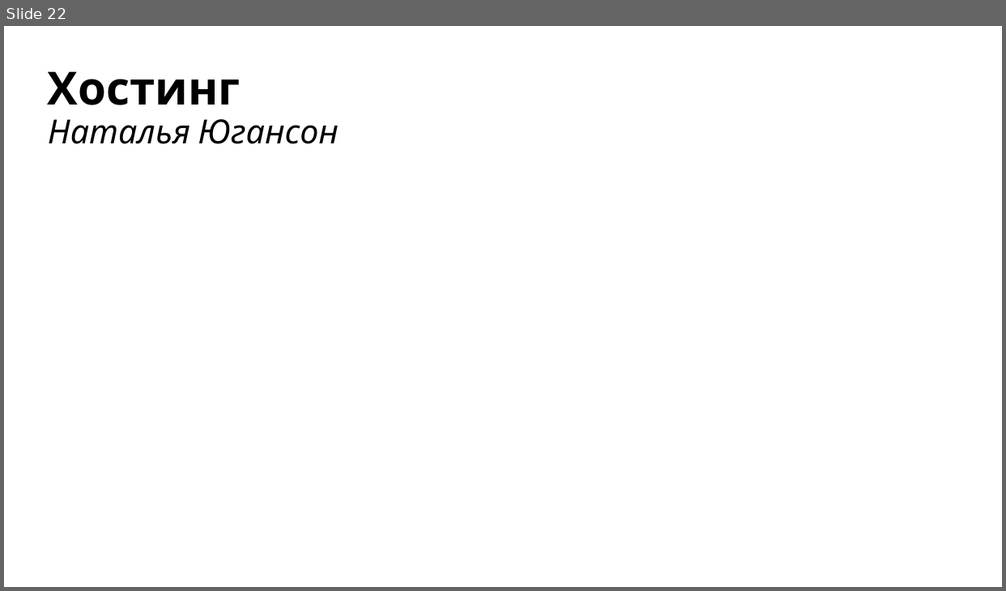
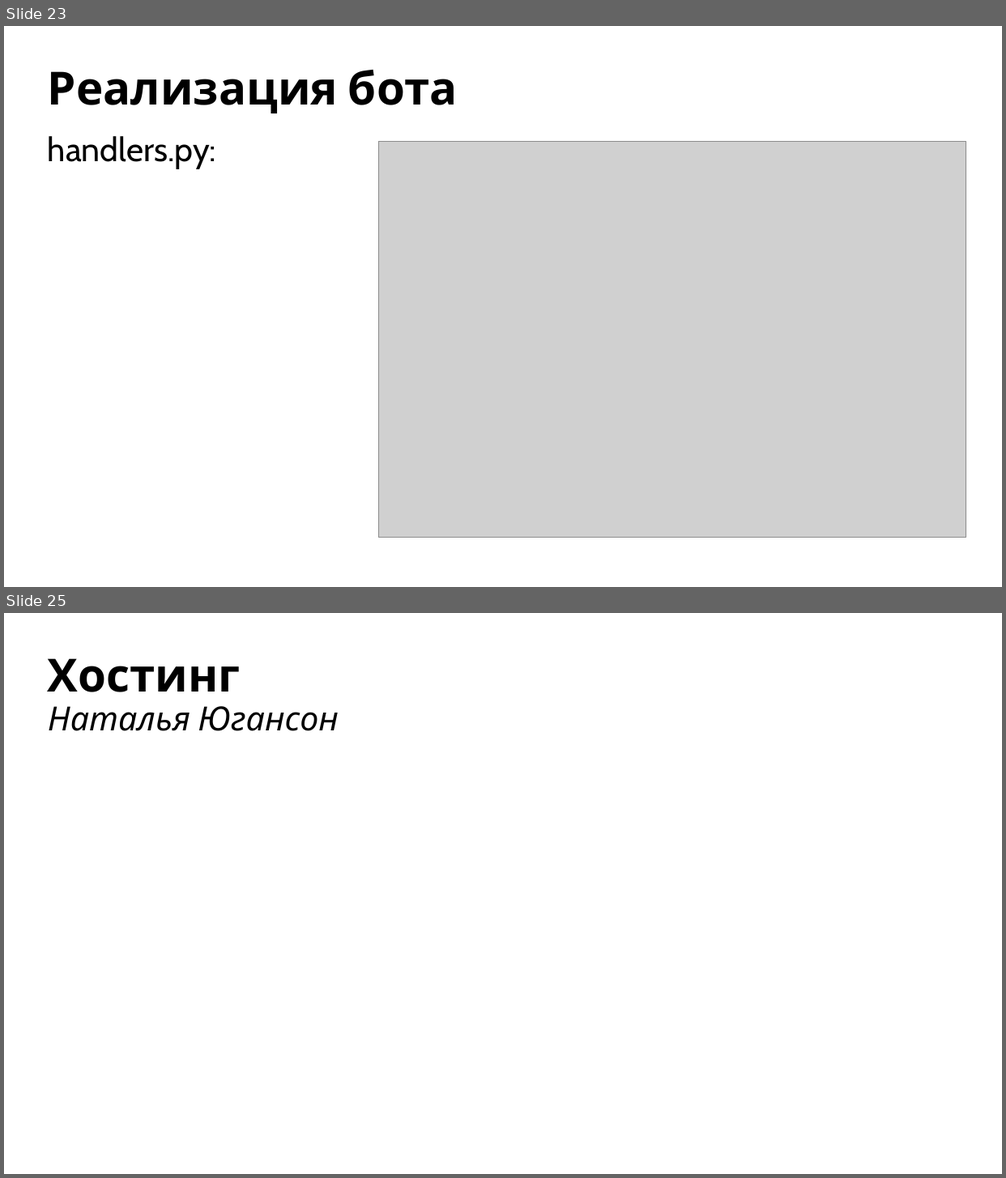
Before and after one commit to yugansonchik/GeoQuest, a slide deck: Презентация GeoQuest.pptx. Shown one above the other, each under a label of ours: slide 22 before the commit, slides 23 and 25 after it; the slides between them are not shown. The pictures are 1006x591 and 1006x1178 pixels, drawn with LibreOffice and Linux fonts; fonts in the diff are those of the drawing; grey boxes stand for pictures. Boxes give left, top, right and bottom in pixels: in the first picture for what was removed or moved away, otherwise in the second. Text is boxed around its words. In the diff, an @@ line names an element or a change of style, - is before the commit and + after.

```diff
--- a/Презентация GeoQuest.pptx
+++ b/Презентация GeoQuest.pptx
@@ slide 23 added at [4,26,1002,587], background #FFFFFF @@
@@ title added at [48,70,458,113], 44 pt, text #000000, bold @@
+Реализация бота
@@ text added at [48,136,216,169], 32 pt, text #000000 @@
+handlers.py:
@@ picture added at [378,142,966,538] @@
@@ what was slide 22 is now slide 25 @@
```
Also in this commit, not shown: 3 slides changed, 3 other slides added, 1 slide removed, 3 other files.
